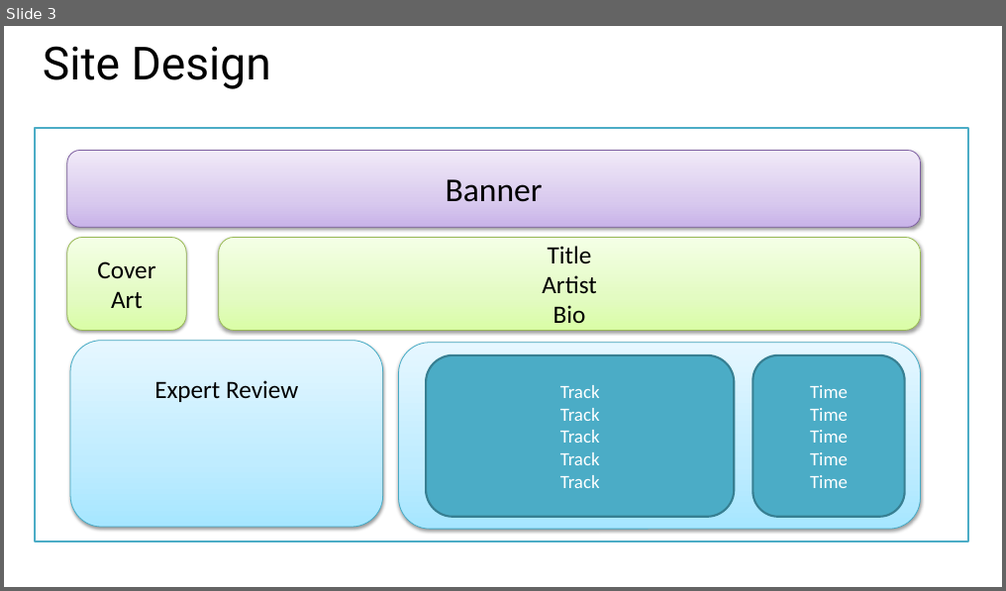
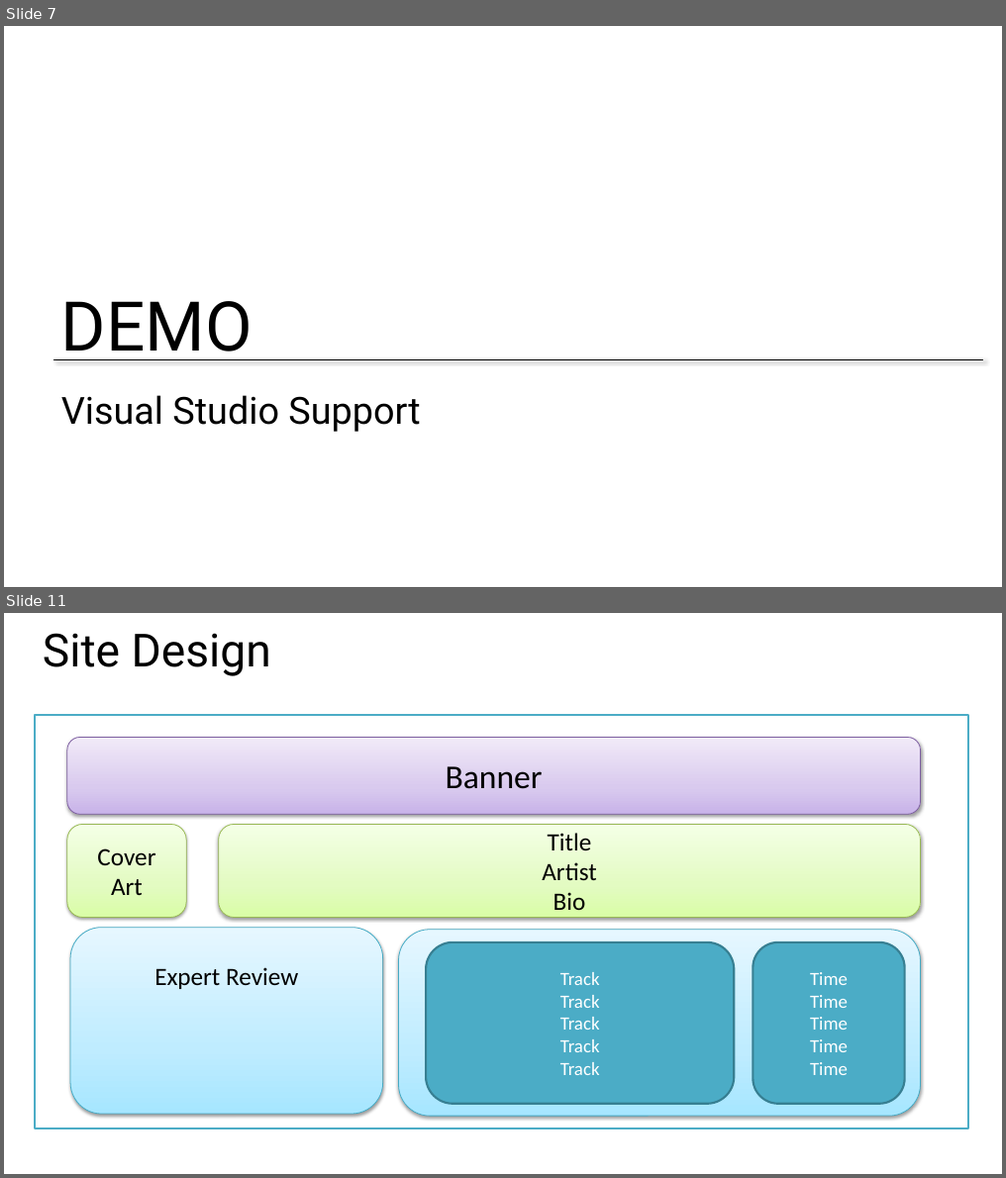
Before and after one commit to zmy/Bootstrap-edX, a slide deck: Slides/Week 1 - Part 2 - Page layout.pptx. Shown one above the other, each under a label of ours: slide 3 before the commit, slides 7 and 11 after it; the slides between them are not shown. The pictures are 1006x591 and 1006x1178 pixels, drawn with LibreOffice and Linux fonts; fonts in the diff are those of the drawing; background and template pictures are left out. Boxes give left, top, right and bottom in pixels: in the first picture for what was removed or moved away, otherwise in the second. Text is boxed around its words. In the diff, an @@ line names an element or a change of style, - is before the commit and + after.

```diff
--- a/Slides/Week 1 - Part 2 - Page layout.pptx
+++ b/Slides/Week 1 - Part 2 - Page layout.pptx
@@ slide 7 added at <box>4,26,1002,587</box>, background #FFFFFF @@
@@ text added at <box>61,301,252,361</box>, 66 pt, text #000000 @@
+DEMO
@@ line added from (54, 360) to (984, 360), #000000 0.75 pt @@
@@ title added at <box>61,395,420,432</box>, 36 pt, text #000000 @@
+Visual Studio Support
@@ what was slide 3 is now slide 11 @@
```
Also in this commit, not shown: 1 slide changed, 8 other slides added, 7 slides removed, 3 other files.
